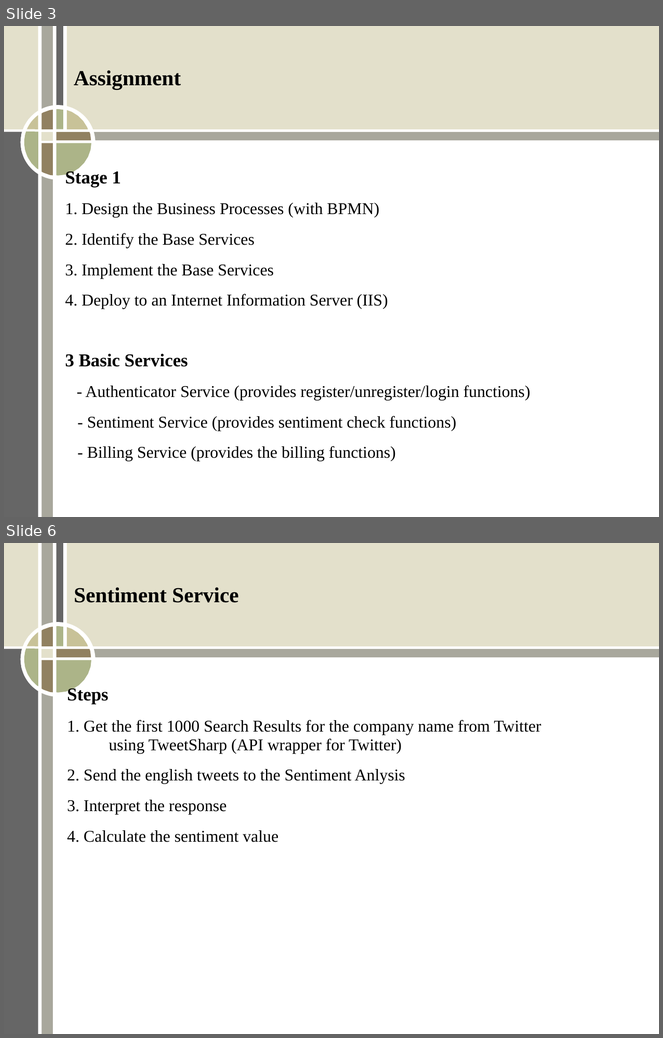
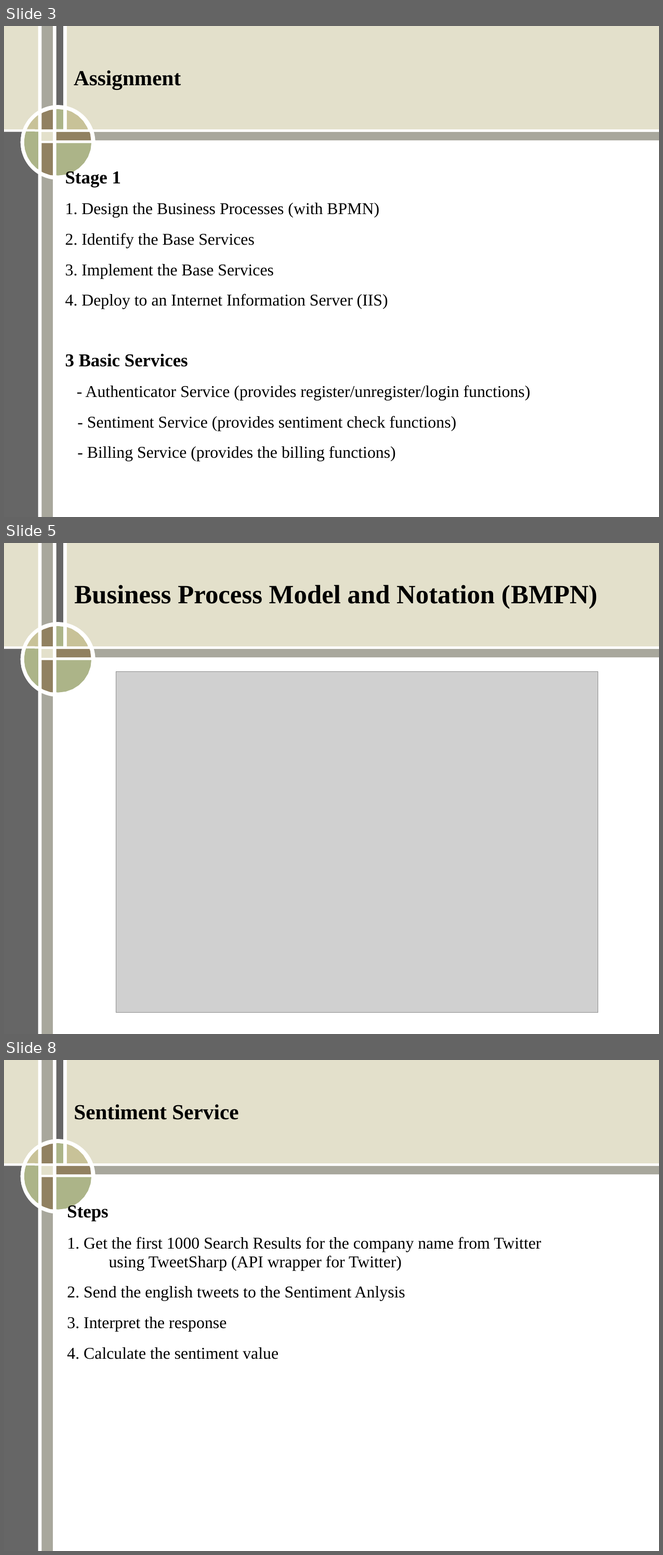
Before and after one commit to ERit/aic_group2_topic1, a slide deck: Stage1.ppt. Shown one above the other, each under a label of ours: slides 3 and 6 before the commit, slides 3, 5 and 8 after it; the slides between them are not shown. The pictures are 663x1038 and 663x1555 pixels, drawn with LibreOffice and Linux fonts; fonts in the diff are those of the drawing; grey boxes stand for pictures. Boxes give left, top, right and bottom in pixels: in the first picture for what was removed or moved away, otherwise in the second. Text is boxed around its words. In the diff, an @@ line names an element or a change of style, - is before the commit and + after.

```diff
--- a/Stage1.ppt
+++ b/Stage1.ppt
@@ slide 5 added at box(4, 543, 659, 1034), background #FFFFFF; not listed: 17 template elements that a slide beside it also shows @@
@@ title added at box(74, 585, 598, 609), 32 pt, text #000000, bold @@
+Business Process Model and Notation (BMPN)
@@ picture added at box(116, 671, 598, 1013) @@
@@ what was slide 6 is now slide 8 @@
```
Also in this commit, not shown: 1 slide changed, 4 other slides added, 3 slides removed, 3 other files.
